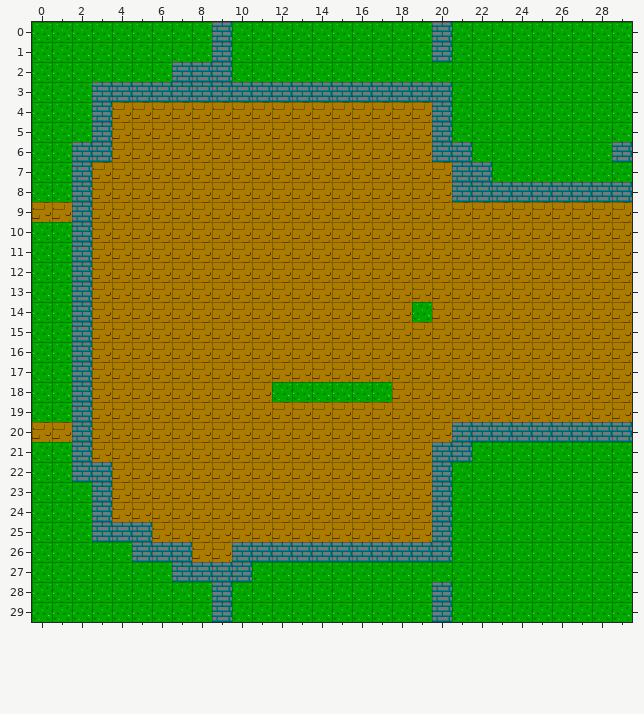
Tiled map: assets/maps/west.tmx. This is how it looked before the edit.
Cells are 32x32 px. Shown: x 0..29, y 0..29.
New version:
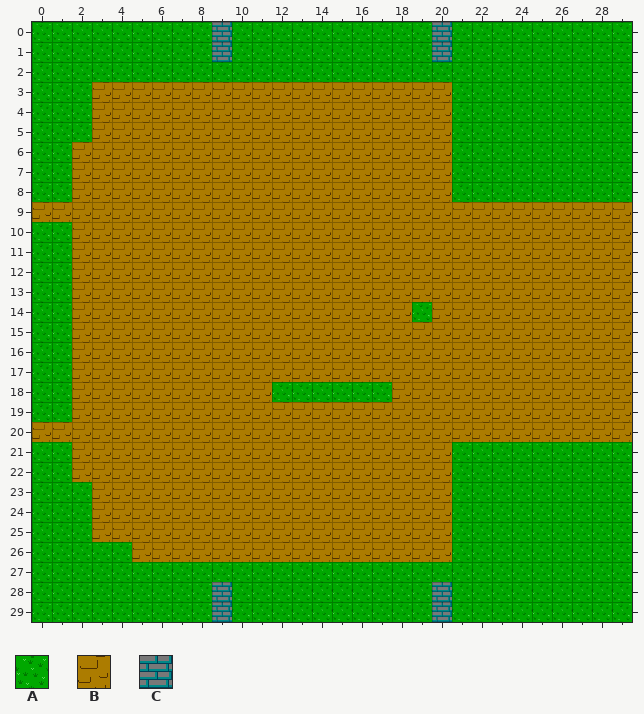
Key: from "tiles": A 0, B 1, C 2.
_ is an empty cell, # one hidden under a higher layer.
Tiles of an added or newly shown layer are drawn over the layers below it.
The edit:
Layer "map":
y 2: x 7..9 CCC -> ___
y 3: x 3..20 CCCCCCCCCCCCCCCCCC -> #_________________
y 4..5: x 3 C -> #; x 20 C -> _
y 6: x 2..3 CC -> ##; x 20..21 CC -> __; x 29 C -> _
y 7: x 2 C -> #; x 21..22 CC -> __
y 8: x 2 C -> #; x 21..29 CCCCCCCCC -> _________
y 9..19: x 2 C -> #
y 20: x 2 C -> #; x 21..29 CCCCCCCCC -> _________
y 21: x 2 C -> #; x 20..21 CC -> __
y 22: x 2..3 CC -> ##; x 20 C -> _
y 23..24: x 3 C -> #; x 20 C -> _
y 25: x 3..5 CCC -> ##_; x 20 C -> _
y 26: x 5..7 CCC -> ___; x 10..20 CCCCCCCCCCC -> ___________
y 27: x 7..10 CCCC -> ____
Layer "background" (added):
y 2: x 7..9 ___ -> AAA
y 3: x 3..20 __________________ -> BBBBBBBBBBBBBBBBBB
y 4..5: x 3 _ -> B; x 20 _ -> B
y 6: x 2..3 __ -> BB; x 20..21 __ -> BA; x 29 _ -> A
y 7: x 2 _ -> B; x 21..22 __ -> AA
y 8: x 2 _ -> B; x 21..29 _________ -> AAAAAAAAA
y 9..19: x 2 _ -> B
y 20: x 2 _ -> B; x 21..29 _________ -> BBBBBBBBB
y 21: x 2 _ -> B; x 20..21 __ -> BA
y 22: x 2..3 __ -> BB; x 20 _ -> B
y 23..24: x 3 _ -> B; x 20 _ -> B
y 25: x 3..5 ___ -> BBB; x 20 _ -> B
y 26: x 5..7 ___ -> BBB; x 10..20 ___________ -> BBBBBBBBBBB
y 27: x 7..10 ____ -> AAAA
Boxes around the changes in both pictures, in picture pixels (x1, y1, x2, y2):
changed: (72, 62, 632, 582)
